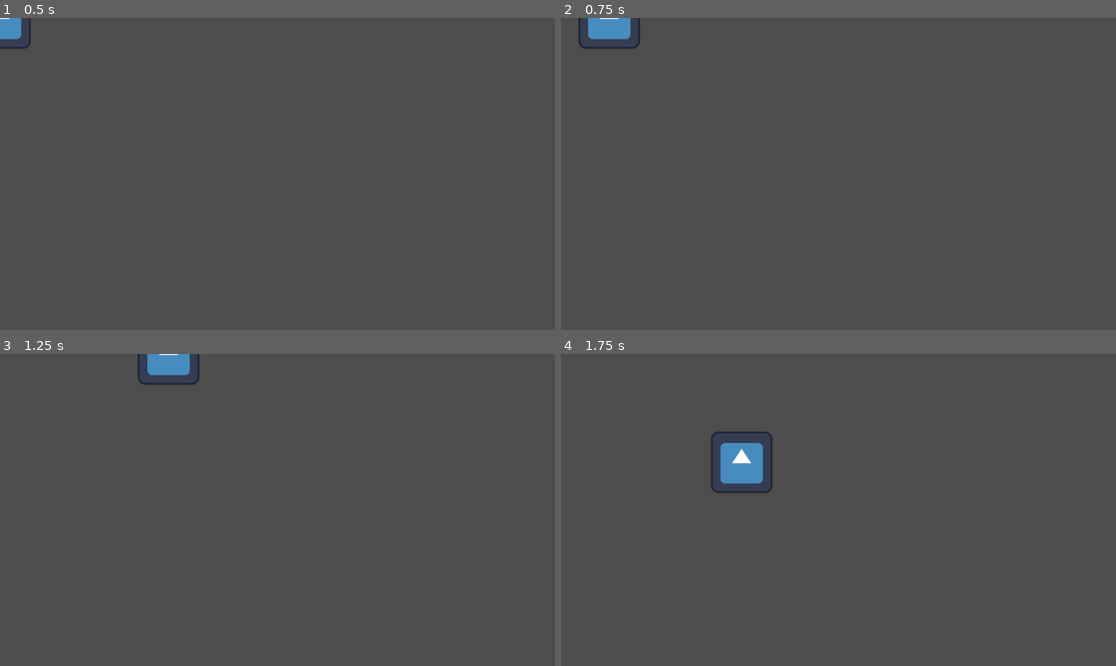
Above: before the commit, frames 1-4 (two rows, left to right).
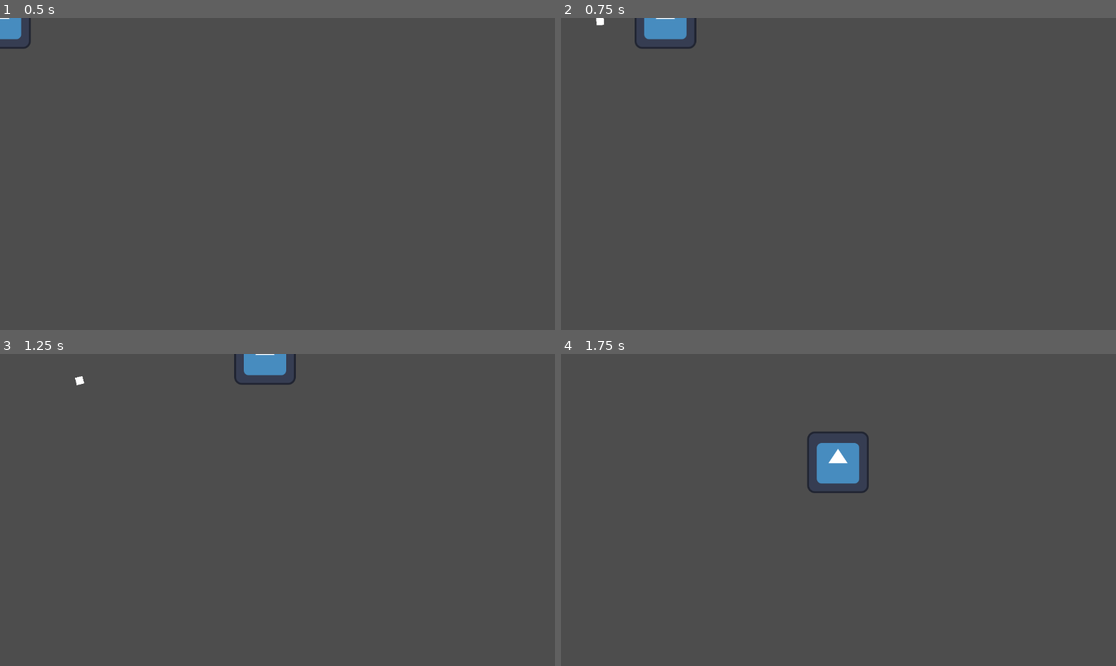
Above: after the commit, the same moments.

Repository: Tausva/StubbornBoba
Game: Godot game, scene res://Scenes/game_scene.tscn
Same seed, same stepped clock (60 frames per second), same inputs: the game is played once before the commit and once after it. The engine's default icon, where the game draws it, is replaced by a stand-in: a white triangle on a blue panel in a dark square.
Inputs:
- Up to frame 1 (0.5 s): no input
- Up to frame 2 (0.75 s): tap Enter at 0.5 s; hold Right (bubble_right) from 0.53 s (still down); tap / (bubble_dash, bound only after the commit) at 0.6 s
- Up to frame 3 (1.25 s): keep holding Right (bubble_right)
- Up to frame 4 (1.75 s): release Right (bubble_right) at 1.28 s; hold Down (bubble_down) from 1.28 s (still down); tap / (bubble_dash, bound only after the commit) at 1.35 s

Frame 1 is identical in both runs. In frame 2, 1.3% of the frame differs, in the area x 3-25%, y 0-10%; in frame 3, 1.4%; in frame 4, 2.6%, in the area x 27-56%, y 24-45%.

Commit message:
bubble particles and dash

Diff:
--- a/Scenes/bubble.gd
+++ b/Scenes/bubble.gd
@@ -1,13 +1,22 @@
 extends Node2D
 
+@onready var dash_particles = $CPUParticles2D
 
 @export var speed:int = 500
+@export var dash_speed: int = 1000
+@export var dash_duration: float = 0.2
+@export var dash_cooldown: float = 5.0
+
+var is_dashing: bool = false
+var dash_direction: Vector2 = Vector2.ZERO
+var dash_timer: float = 0.0
+var cooldown_timer: float = 0.0
 
 func _ready() -> void:
-	pass # Replace with function body.
+	dash_particles.emitting = false
+	pass
 
 
-# Called every frame. 'delta' is the elapsed time since the previous frame.
 func _process(delta: float) -> void:
 	pass
 
@@ -16,3 +25,29 @@
 	var direction = Input.get_vector("bubble_left", "bubble_right", "bubble_up", "bubble_down")
 	if direction != Vector2.ZERO:
 		position += direction.normalized() * speed * delta
+
+	if cooldown_timer > 0:
+		cooldown_timer -= delta
+		if cooldown_timer < 0:
+			cooldown_timer = 0
+	if is_dashing:
+		dash_timer -= delta
+
+		if dash_timer <= 0:
+			is_dashing = false
+			cooldown_timer = dash_cooldown
+			dash_particles.emitting = false
+		else:
+			position += dash_direction * dash_speed * delta
+
+	if Input.is_action_just_pressed("bubble_dash") and cooldown_timer <= 0 and direction != Vector2.ZERO:
+		_start_dash(direction)
+
+
+func _start_dash(direction: Vector2) -> void:
+	is_dashing = true
+	dash_timer = dash_duration
+	dash_direction = direction.normalized()
+	dash_particles.emitting = true
+	dash_particles.rotation_degrees = dash_direction.angle() * 180 / PI + 180
+	dash_particles.local_coords = false
--- a/Scenes/bubble.tscn
+++ b/Scenes/bubble.tscn
@@ -8,3 +8,20 @@
 
 [node name="Sprite2D" type="Sprite2D" parent="."]
 texture = ExtResource("2_rw652")
+
+[node name="CPUParticles2D" type="CPUParticles2D" parent="."]
+amount = 50
+lifetime = 2.0
+local_coords = true
+emission_shape = 1
+emission_sphere_radius = 110.0
+spread = 25.0
+gravity = Vector2(0, 0)
+initial_velocity_min = 200.0
+initial_velocity_max = 400.0
+angular_velocity_min = 30.0
+angular_velocity_max = 45.0
+damping_min = 0.2
+damping_max = 0.5
+scale_amount_min = 10.0
+scale_amount_max = 20.0
--- a/project.godot
+++ b/project.godot
@@ -37,3 +37,8 @@
 "events": [Object(InputEventKey,"resource_local_to_scene":false,"resource_name":"","device":-1,"window_id":0,"alt_press …(195 unchanged characters)…
 ]
 }
+bubble_dash={
+"deadzone": 0.5,
+"events": [Object(InputEventKey,"resource_local_to_scene":false,"resource_name":"","device":-1,"window_id":0,"alt_pressed":false,"shift_pressed":false,"ctrl_pressed":false,"meta_pressed":false,"pressed":false,"keycode":0,"physical_keycode":47,"key_label":0,"unicode":47,"location":0,"echo":false,"script":null)
+]
+}
